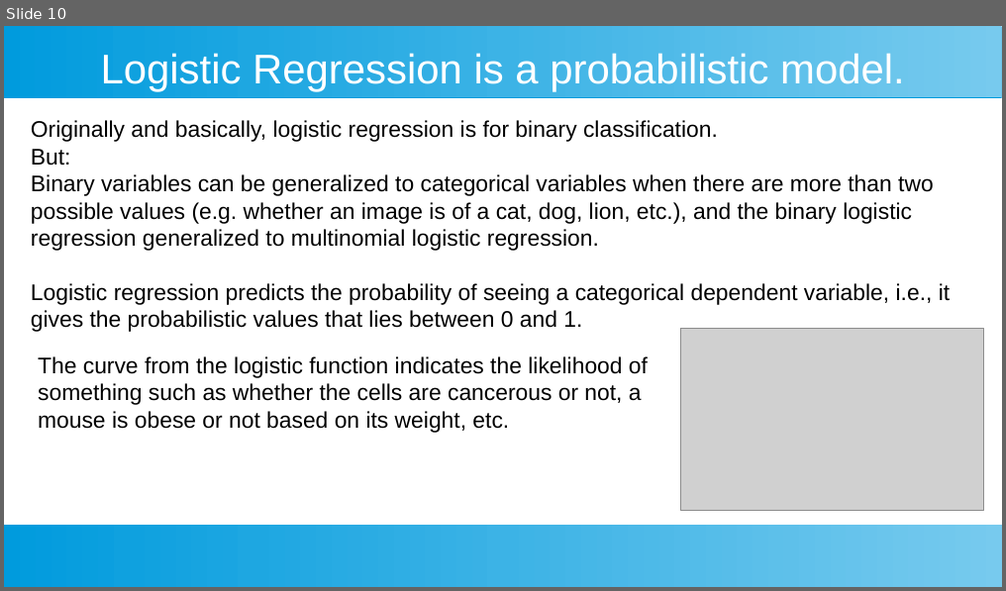
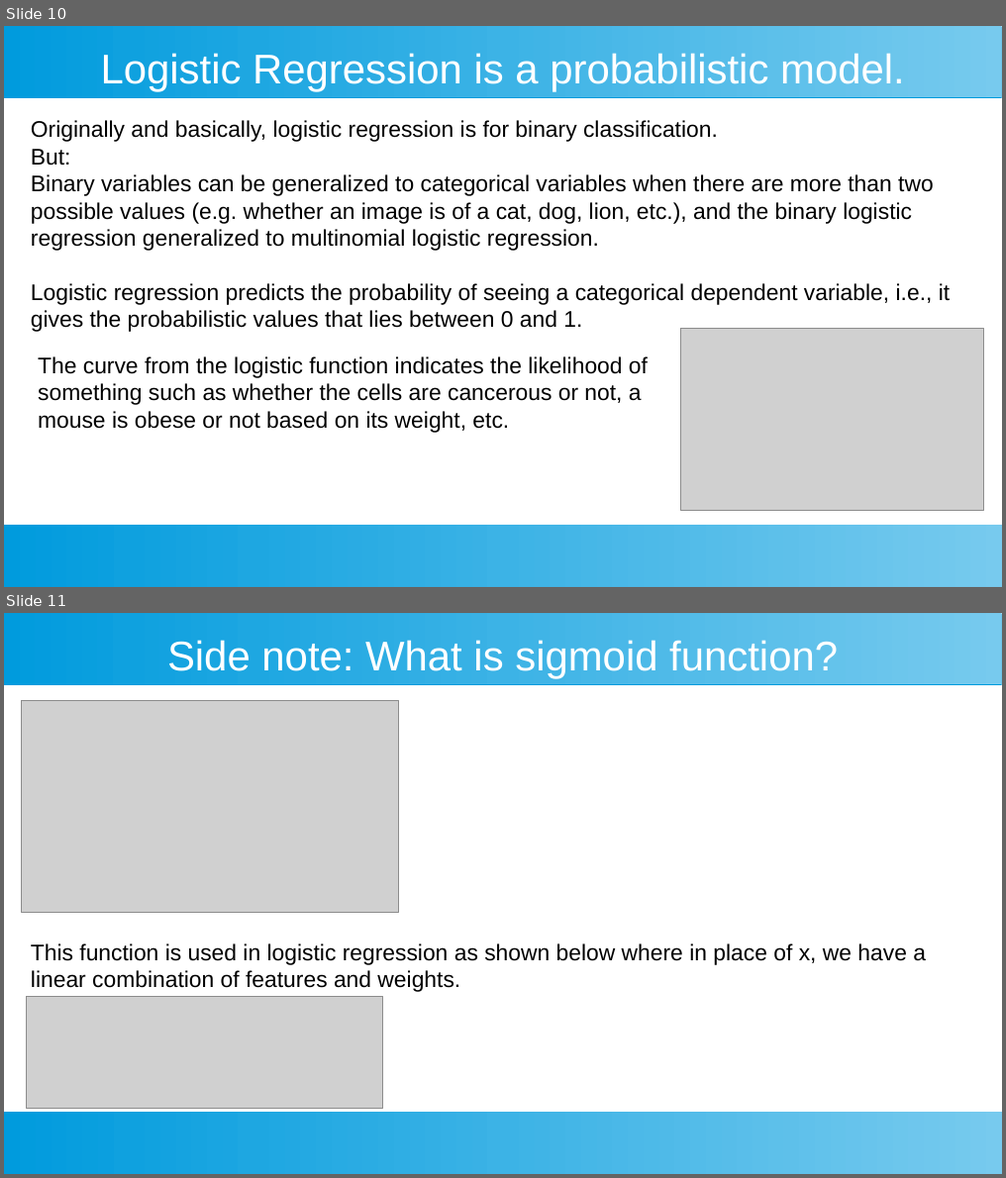
Before and after one commit to ashishjain1547/dataAnalyticsCourse, a slide deck: slides/(11) logistic regression.odp. Shown one above the other, each under a label of ours: slide 10 before the commit, slides 10 and 11 after it. The pictures are 1006x591 and 1006x1178 pixels, drawn with LibreOffice and Linux fonts; fonts in the diff are those of the drawing; grey boxes stand for pictures. Boxes give left, top, right and bottom in pixels: in the first picture for what was removed or moved away, otherwise in the second. Text is boxed around its words. In the diff, an @@ line names an element or a change of style, - is before the commit and + after.

```diff
--- a/slides/(11) logistic regression.odp
+++ b/slides/(11) logistic regression.odp
@@ slide 11 added at box(4, 613, 1002, 1174), background #FFFFFF; not listed: 2 template elements that a slide beside it also shows @@
@@ title added at box(167, 640, 838, 679), 33 pt, text #FFFFFF @@
+Side note: What is sigmoid function?
@@ picture added at box(22, 700, 400, 912) @@
@@ text added at box(31, 944, 926, 992), 18 pt, text #000000 @@
+This function is used in logistic regression as shown below where in place of x, we have a linear combination of features and weights.
@@ picture added at box(27, 997, 383, 1109) @@
```
Also in this commit, not shown: 7 other files.
